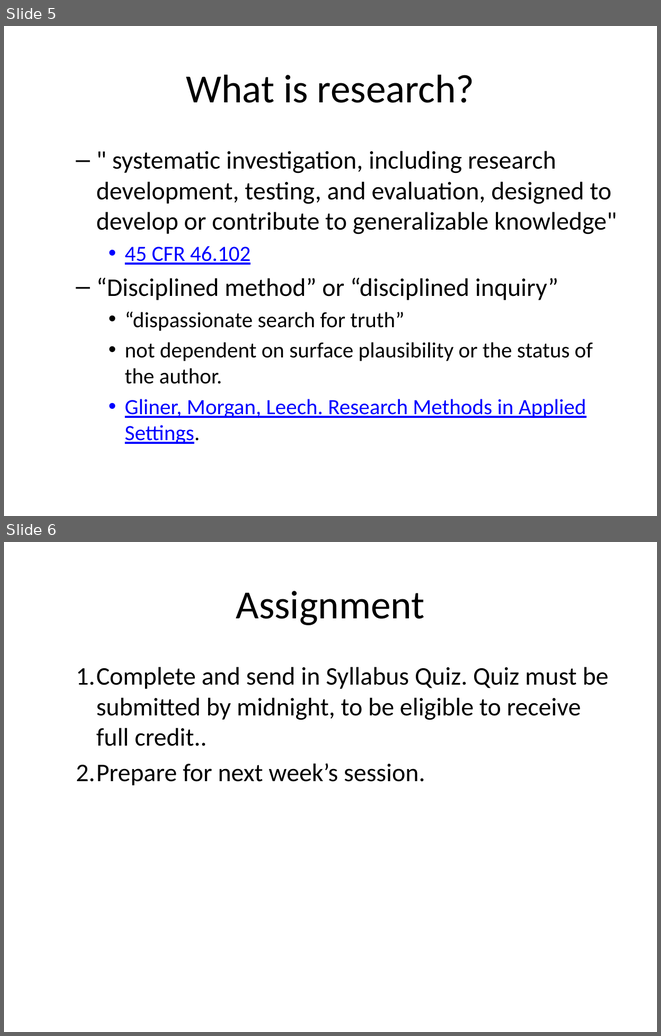
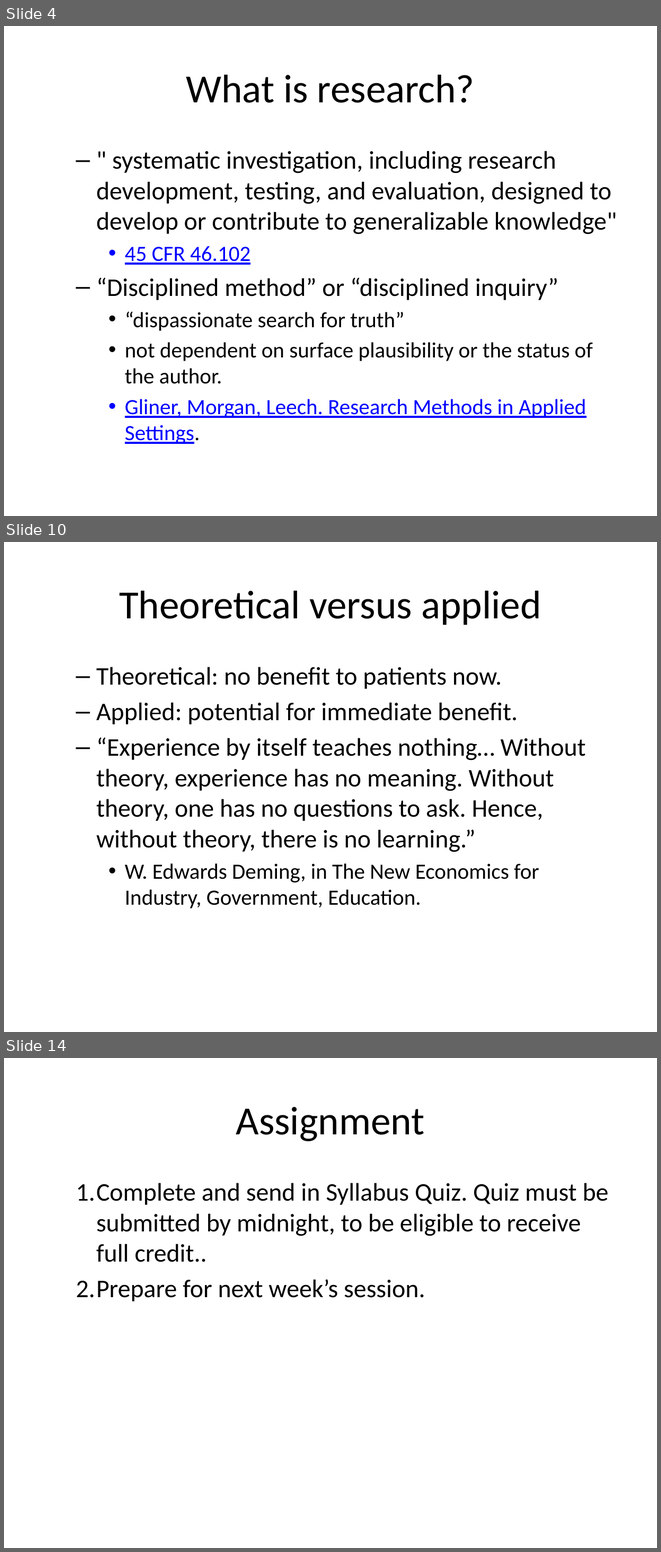
Before and after one commit to classes-medb/5510, a slide deck: src/video-1-introduction.pptx. Shown one above the other, each under a label of ours: slides 5 and 6 before the commit, slides 4, 10 and 14 after it; the slides between them are not shown. The pictures are 661x1036 and 661x1552 pixels, drawn with LibreOffice and Linux fonts; fonts in the diff are those of the drawing. Boxes give left, top, right and bottom in pixels: in the first picture for what was removed or moved away, otherwise in the second. Text is boxed around its words. In the diff, an @@ line names an element or a change of style, - is before the commit and + after.

```diff
--- a/src/video-1-introduction.pptx
+++ b/src/video-1-introduction.pptx
@@ slide 10 added at box(4, 542, 657, 1032), background #FFFFFF @@
@@ title added at box(119, 590, 541, 625), 44 pt, text #000000 @@
+Theoretical versus applied
@@ text added at box(96, 667, 586, 908), 28 pt, text #000000 @@
+  – Theoretical: no benefit to patients now.
+  – Applied: potential for immediate benefit.
+  – “Experience by itself teaches nothing… Without theory, experience has no meaning. Without theory, one has no questions to ask. Hence, without theory, there is no learning.”
+    • W. Edwards Deming, in The New Economics for Industry, Government, Education.
@@ what was slide 5 is now slide 4 @@
@@ what was slide 6 is now slide 14 @@
```
Also in this commit, not shown: 1 slide changed, 8 other slides added, 1 slide removed, 3 other files.
